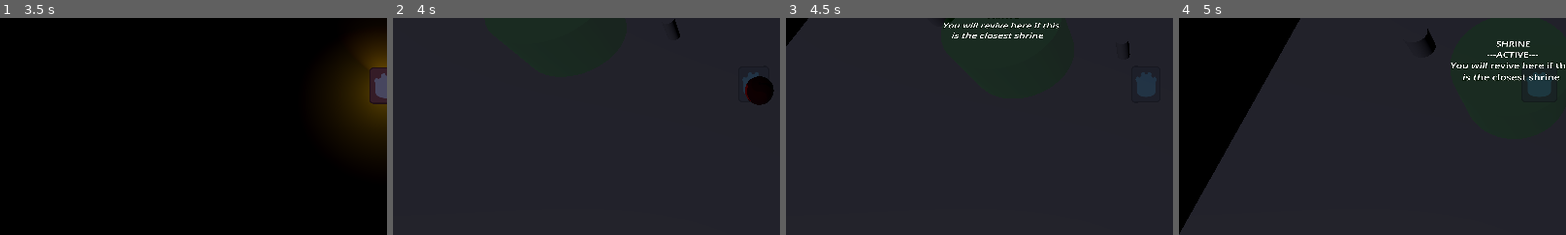
Above: before the commit, frames 1-4 (left to right).
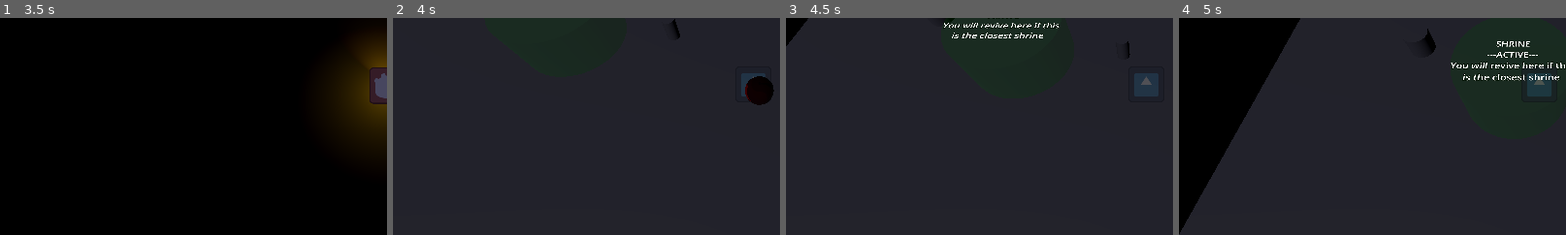
Above: after the commit, the same moments.

Repository: Rusty-Rat-Studios/dead-living-and-dying
Game: Godot game, scene res://game.tscn
The game is run twice, just before and just after one commit, with the same random seed, the same clock (stepped at 60 frames per second) and the same inputs. The engine's default icon, where the game draws it, is replaced by a stand-in: a white triangle on a blue panel in a dark square.
Inputs (mouse positions are % of the whole screen's width and height, from its top left):
- Up to frame 1 (3.5 s): click "START" at 0.5 s; tap Enter at 1.25 s; move the mouse to (72, 45) at 1.27 s; hold Right (ui_right) 1.28-2.03 s; tap E (interact) at 1.35, 2.85 s; tap Keypad Enter (ui_accept) at 1.52, 2.27 s; move the mouse to (30, 55) at 2.02 s; hold Down (ui_down) 2.03-2.78 s; tap Tab at 2.1 s; move the mouse to (60, 28) at 2.77 s; hold Right (ui_right) from 2.78 s (still down)
- Up to frame 2 (4 s): move the mouse to (45, 70) at 3.52 s; release Right (ui_right) at 3.53 s; hold Up (ui_up) from 3.53 s (still down); tap Tab at 3.6 s; tap Keypad Enter (ui_accept) at 3.77 s
- Up to frame 3 (4.5 s): move the mouse to (80, 65) at 4.27 s; release Up (ui_up) at 4.28 s; hold Left (ui_left) from 4.28 s (still down); tap E (interact) at 4.35 s
- Up to frame 4 (5 s): keep holding Left (ui_left); tap Keypad Enter (ui_accept) at 4.52 s
The pictures show only the part of the screen within x 4-53%, y 35-85%; the shares and areas given below are measured in that part.

Frame 1 is identical in both runs. In frame 2, 0.1% of the frame differs, in the area x 89-97%, y 25-37%; in frame 3, 0.3%; in frame 4, 0.1%.

Commit message:
Add skew enable/disable functions for DEAD state

Diff:
--- a/player/player.gd
+++ b/player/player.gd
@@ -49,6 +49,8 @@
 @onready var light_spot: SpotLight3D = $LightOffset/SpotLight3D
 @onready var camera: Camera3D = $RotationOffset/Camera3D
 @onready var sprite: AnimatedSprite3D = $RotationOffset/AnimatedSprite3D
+# used to disable skew effect if needed (e.g. in DEAD state)
+@onready var skew_enabled: bool = true
 
 # store initial position to return to when calling reset()
 @onready var starting_position: Vector3 = position
@@ -104,7 +106,8 @@
 func _process(delta: float) -> void:
 	if is_rotating:
 		rotate_to_target(delta)
-		skew_sprite()
+		if skew_enabled:
+			skew_sprite()
 
 
 func _physics_process(delta: float) -> void:
@@ -229,6 +232,19 @@
 			sprite.rotation.y = clampf($LightOffset.rotation.y, -PI, SKEW_ROTATION - PI)
 
 
+func enable_skew() -> void:
+	skew_enabled = true
+	# set skew immediately after enabling
+	skew_sprite()
+
+
+func disable_skew() -> void:
+	skew_enabled = false
+	# reset sprite skew
+	sprite.rotation.y = 0
+	sprite.scale.x = 1
+	sprite.animation = "front"
+
 
 func hit() -> void:
 	# pass signal for state-specific behavior
--- a/player/state_dead.gd
+++ b/player/state_dead.gd
@@ -8,6 +8,8 @@
 
 	# DEBUG: modulate color according to state
 	parent.get_node("RotationOffset/AnimatedSprite3D").modulate = Color(0.5, 0.5, 0.5, 0.5)
+
+	parent.disable_skew()
 
 	SignalBus.player_hurt.connect(_on_player_hurt)
 	SignalBus.player_revived.connect(_on_player_revived)
@@ -27,6 +29,8 @@
 	parent.collision_layer = CollisionBit.PLAYER + CollisionBit.PHYSICAL
 	parent.collision_mask = CollisionBit.WORLD
 	parent.get_node("DamageDetector").collision_mask = CollisionBit.PHYSICAL
+
+	parent.enable_skew()
 
 	SignalBus.player_hurt.disconnect(_on_player_hurt)
 	SignalBus.player_revived.disconnect(_on_player_revived)
